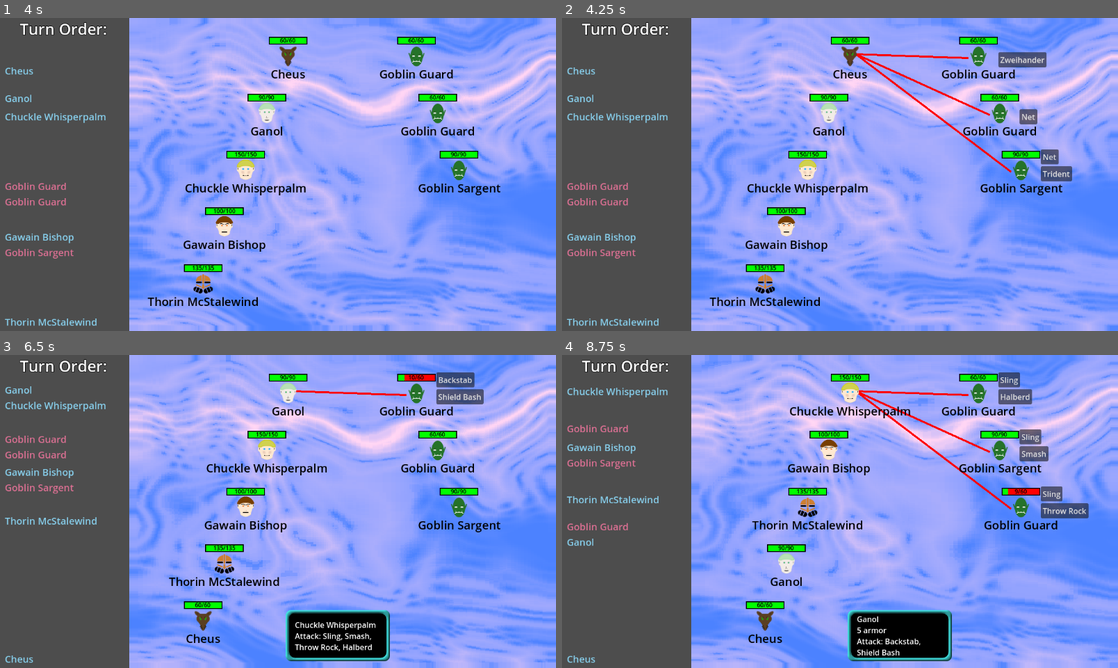
Above: before the commit, frames 1-4 (two rows, left to right).
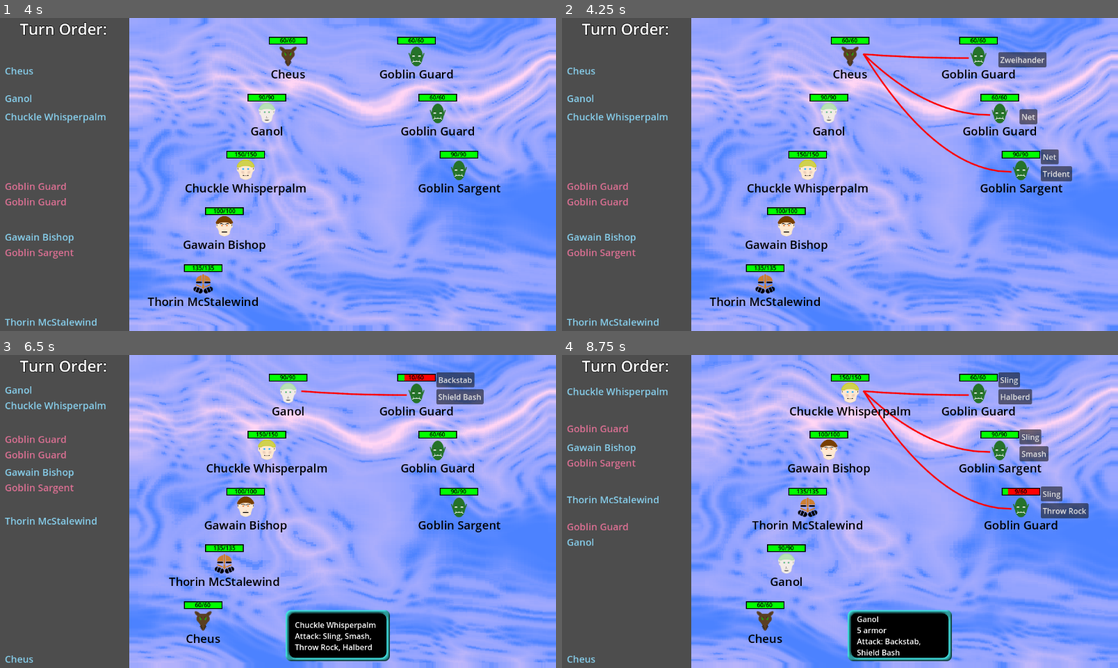
Above: after the commit, the same moments.

Repository: Habidakus/wild-jam-78-erase
Game: Godot game, scene res://Scenes/main.tscn
The game is run twice, just before and just after one commit, with the same random seed, the same clock (stepped at 60 frames per second) and the same inputs. The engine's default icon, where the game draws it, is replaced by a stand-in: a white triangle on a blue panel in a dark square. Sound files missing from this copy of the repository are replaced by a short silence.
Inputs (mouse positions are in pixels of both pictures, inside the frame that each line leads up to):
- Up to frame 1 (4 s): tap Enter at 0.5, 2, 3.5 s; move the mouse to (400, 158) at 0.52 s; click (400, 158) at 0.67 s; click "Play" at 1.25 s; drag from (166, 190) to (250, 237) at 2.02 s; move the mouse to (333, 105) at 2.77 s; click (333, 105) at 2.92 s; drag from (250, 237) to (111, 127) at 3.52 s
- Up to frame 2 (4.25 s): no input
- Up to frame 3 (6.5 s): click "Zweihander" at 4.25 s; move the mouse to (444, 558) at 5.02 s; click (444, 558) at 5.17 s; tap Space at 5.75 s; drag from (111, 464) to (194, 433) at 5.77 s
- Up to frame 4 (8.75 s): click "Shield Bash" at 6.5 s; move the mouse to (867, 511) at 7.27 s; click (867, 511) at 7.42 s; tap Enter at 8 s; drag from (756, 433) to (728, 527) at 8.02 s

Frame 1 is identical in both runs. In frame 2, 1.0% of the frame differs, in the area x 52-81%, y 11-50%; in frame 3, 0.1%; in frame 4, 1.0%.

Commit message:
Better targetting lines

Diff:
--- a/Scripts/unit_graphics.gd
+++ b/Scripts/unit_graphics.gd
@@ -33,11 +33,33 @@
 		return 0
 	return lerpf(-r, r, float(index) / float(c - 1))
 
+func create_curve(from : Vector2, mid : Vector2, to: Vector2, count : int) -> Array[Vector2]:
+	var ret_val : Array[Vector2]
+	ret_val.append(from)
+	for i in range(1, count - 2):
+		var frac : float = float(i) / float(count - 1)
+		var start : Vector2 = lerp(from, mid, frac)
+		var end : Vector2 = lerp(mid, to, frac)
+		var point : Vector2 = lerp(start, end, frac)
+		ret_val.append(point)
+	ret_val.append(to)
+	return ret_val
+
+func our_draw_line(from : Vector2, to : Vector2, color : Color) -> void:
+	var mid : Vector2 = Vector2((from.x + to.x)/ 2, to.y)
+	var points : Array[Vector2] = create_curve(from, mid, to, 24)
+	for i : int in range(1, points.size()):
+		draw_line(points[i - 1], points[i], color, 2, true)
+
 func _draw() -> void:
 	const half_unit_graphic_height : float = 16.0
 	for target : UnitGraphics in attack_list:
 		var target_pos : Vector2 = Vector2(0, 16 + half_unit_graphic_height / 2) + target.global_position - self.global_position
-		draw_line(Vector2(32, 16), target_pos, Color.RED, 4)
+		var color : Color = Color.RED
+		if target_pos.x < 0:
+			target_pos.x += 48
+			color = Color.GREEN
+		our_draw_line(Vector2(48, 16), target_pos, color)
 
 func set_unit_name(n : String) -> void:
 	(find_child("Name") as Label).text = n
